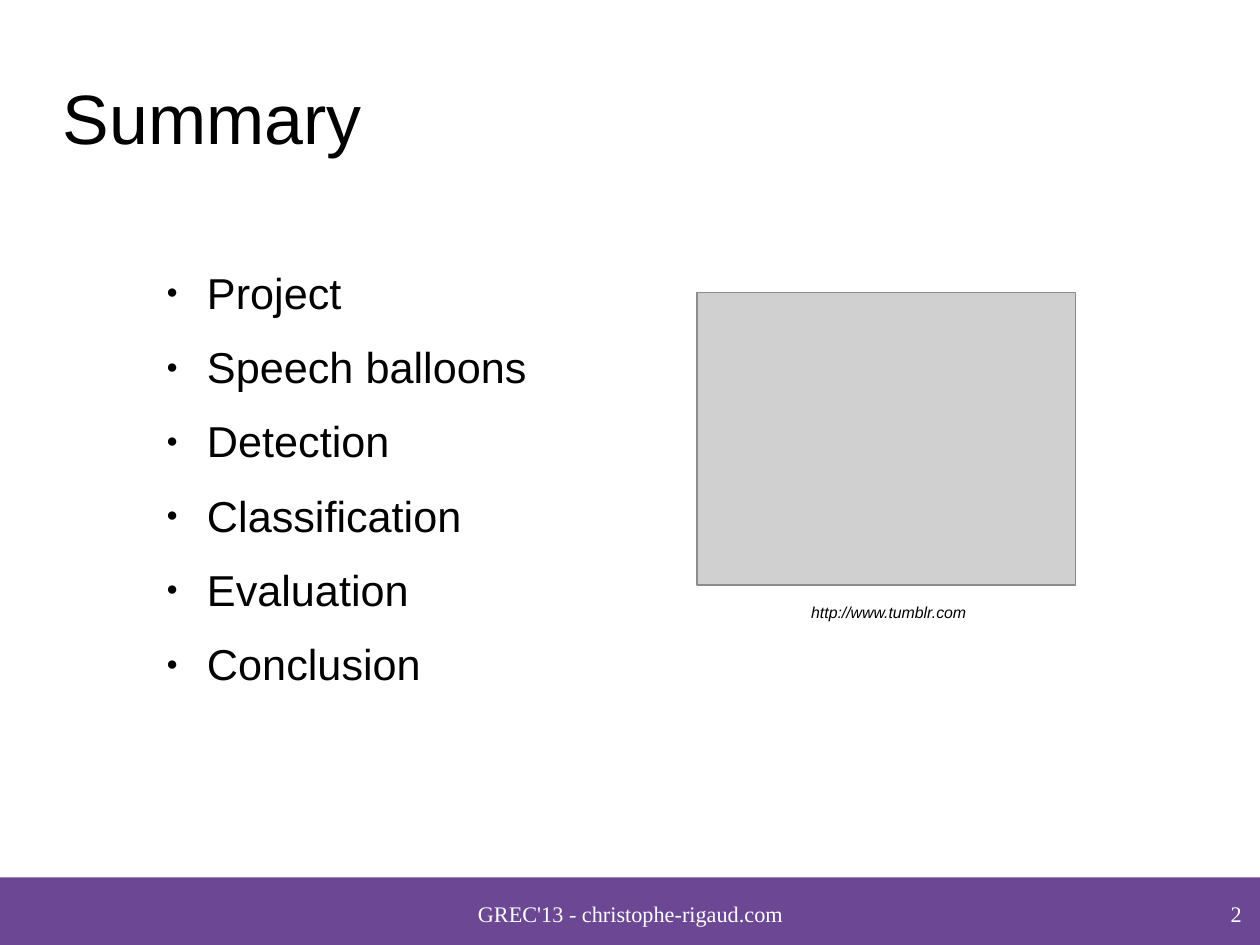
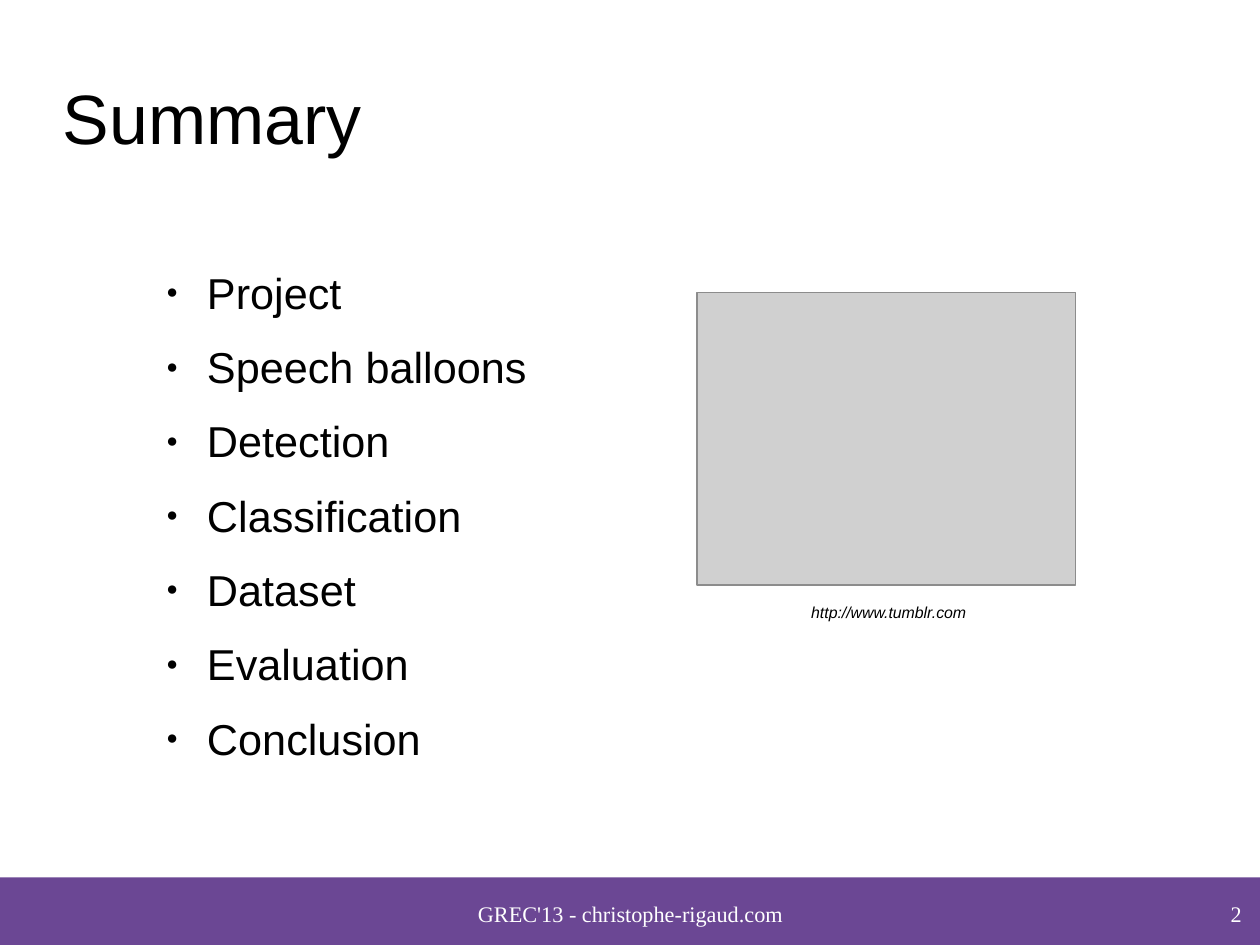
Before and after one commit to crigaud/publication, a slide deck: slide 2 of 2013/GREC/speech_balloon_contour_classification_in_comics/presentation/2013_Rigaud_Speech_balloon_contour_classification_in_comics.odp. Drawn at 1260x945 pixels with LibreOffice and Linux fonts; fonts in the diff are those of the drawing; grey boxes stand for pictures; background and template pictures are left out. Boxes give left, top, right and bottom in pixels: in the first picture for what was removed or moved away, otherwise in the second. Text is boxed around its words. In the diff, an @@ line names an element or a change of style, - is before the commit and + after.

```diff
--- a/2013/GREC/speech_balloon_contour_classification_in_comics/presentation/2013_Rigaud_Speech_balloon_contour_classification_in_comics.odp
+++ b/2013/GREC/speech_balloon_contour_classification_in_comics/presentation/2013_Rigaud_Speech_balloon_contour_classification_in_comics.odp
@@ text at [207, 576, 356, 607]: paragraph added @@
+● Dataset
```
Also in this commit, not shown: 5 other slides changed, 3 slides added, 1 slide removed, 1 other file.
